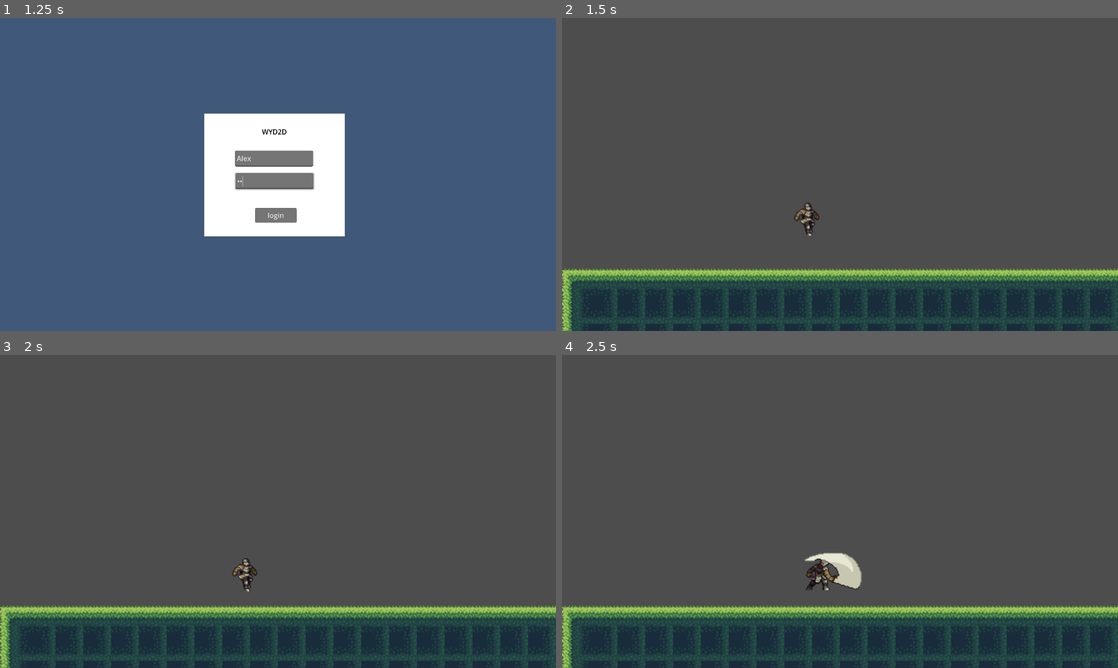
Above: before the commit, frames 1-4 (two rows, left to right).
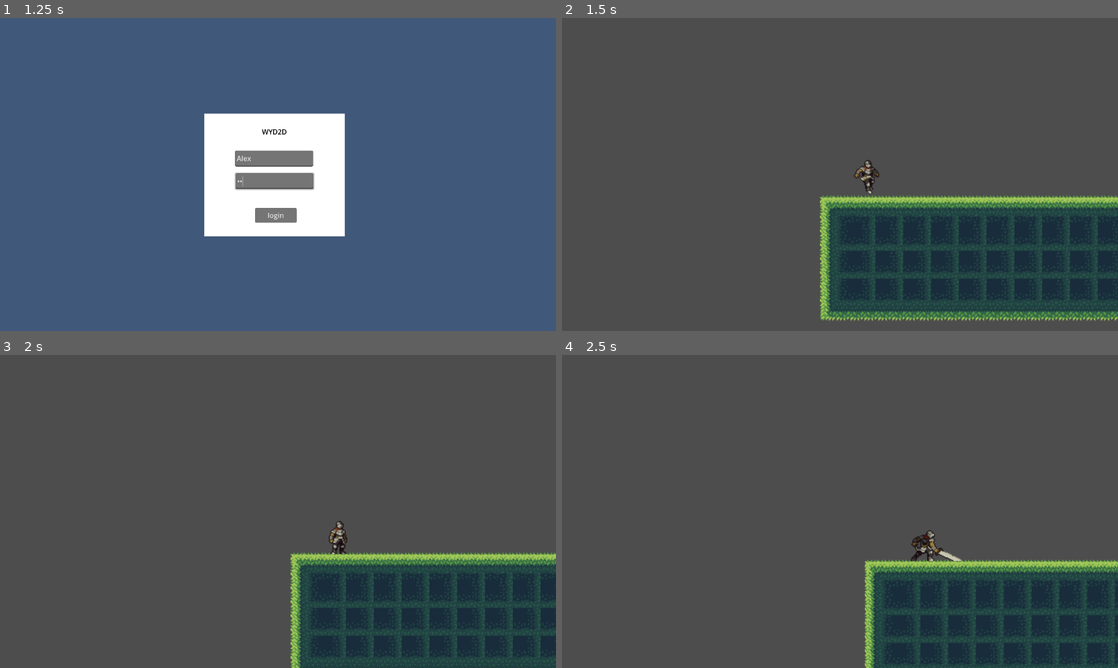
Above: after the commit, the same moments.

Repository: mrarticuno/godot-fun
Game: Godot game, scene res://scenes/login.tscn
Same seed, same stepped clock (60 frames per second), same inputs: the game is played once before the commit and once after it.
Inputs (mouse positions are in pixels of both pictures, inside the frame that each line leads up to):
- Up to frame 1 (1.25 s): click (272, 158) at 0.52 s; type "Alex" at 0.6 s; click (272, 180) at 0.75 s; type "12" at 0.83 s
- Up to frame 2 (1.5 s): click "login" at 1.25 s
- Up to frame 3 (2 s): no input
- Up to frame 4 (2.5 s): tap Enter (enter_press) at 2 s; move the mouse to (962, 495) at 2.02 s; hold D (move_right) from 2.03 s (still down); hold E (attack) from 2.03 s (still down); click (962, 495) at 2.17 s; tap W (jump) at 2.27 s; tap Q (double_attack) at 2.3 s

Frame 1 is identical in both runs. In frame 2, 29% of the frame differs, in the area x 0-100%, y 45-100%; in frame 3, 22%; in frame 4, 22%.

Commit message:
Better jump script, camera follow player

Diff:
--- a/scenes/main.tscn
+++ b/scenes/main.tscn
@@ -30,10 +30,6 @@
 21:0/0 = 0
 21:0/0/physics_layer_0/linear_velocity = Vector2(0, 0)
 21:0/0/physics_layer_0/angular_velocity = 0.0
-2:1/0 = 0
-2:1/0/physics_layer_0/linear_velocity = Vector2(0, 0)
-2:1/0/physics_layer_0/angular_velocity = 0.0
-2:1/0/physics_layer_0/polygon_0/points = PackedVector2Array(-16, -16, 16, -16, 16, 16, -16, 16)
 3:1/0 = 0
 3:1/0/physics_layer_0/linear_velocity = Vector2(0, 0)
 3:1/0/physics_layer_0/angular_velocity = 0.0
@@ -190,10 +186,6 @@
 22:3/0 = 0
 22:3/0/physics_layer_0/linear_velocity = Vector2(0, 0)
 22:3/0/physics_layer_0/angular_velocity = 0.0
-2:4/0 = 0
-2:4/0/physics_layer_0/linear_velocity = Vector2(0, 0)
-2:4/0/physics_layer_0/angular_velocity = 0.0
-2:4/0/physics_layer_0/polygon_0/points = PackedVector2Array(-16, -16, 16, -16, 16, 16, -16, 16)
 3:4/0 = 0
 3:4/0/physics_layer_0/linear_velocity = Vector2(0, 0)
 3:4/0/physics_layer_0/angular_velocity = 0.0
@@ -497,6 +489,12 @@
 19:10/0 = 0
 19:10/0/physics_layer_0/linear_velocity = Vector2(0, 0)
 19:10/0/physics_layer_0/angular_velocity = 0.0
+2:1/0 = 0
+2:1/0/physics_layer_0/linear_velocity = Vector2(0, 0)
+2:1/0/physics_layer_0/angular_velocity = 0.0
+2:4/0 = 0
+2:4/0/physics_layer_0/linear_velocity = Vector2(0, 0)
+2:4/0/physics_layer_0/angular_velocity = 0.0
 
 [sub_resource type="TileSet" id="TileSet_4v7vk"]
 tile_size = Vector2i(32, 32)
@@ -507,10 +505,11 @@
 scale = Vector2(2, 2)
 
 [node name="TileMap" type="TileMap" parent="."]
+position = Vector2(-8, -4)
 tile_set = SubResource("TileSet_4v7vk")
 cell_quadrant_size = 1
 format = 2
 layer_0/tile_data = PackedInt32Array(589824, 131073, 1, 655360, 131073, 2, 720896, 131073, 2, 786432, 131073, 2, 851968 …(3717 unchanged characters)…
 
 [node name="player" parent="." instance=ExtResource("2_idf4p")]
-position = Vector2(192, 188)
+position = Vector2(36, 276)
--- a/scenes/player.tscn
+++ b/scenes/player.tscn
@@ -9,6 +9,7 @@
 [ext_resource type="Texture2D" uid="uid://djfbj85u6exqa" path="res://assets/sprites/_Jump.png" id="6_i23ok"]
 [ext_resource type="Texture2D" uid="uid://cngeopsoqut4d" path="res://assets/sprites/_Run.png" id="7_4ywlr"]
 [ext_resource type="Texture2D" uid="uid://berca4b308spx" path="res://assets/sprites/_TurnAround.png" id="8_ap5hh"]
+[ext_resource type="Script" path="res://scripts/camera.gd" id="10_ynr5y"]
 
 [sub_resource type="RectangleShape2D" id="RectangleShape2D_xndan"]
 size = Vector2(20, 40)
@@ -240,7 +241,7 @@
 "duration": 1.0,
 "texture": SubResource("AtlasTexture_m6he5")
 }],
-"loop": true,
+"loop": false,
 "name": &"attack",
 "speed": 7.0
 }, {
@@ -275,7 +276,7 @@
 "duration": 1.0,
 "texture": SubResource("AtlasTexture_nt5mh")
 }],
-"loop": true,
+"loop": false,
 "name": &"double_attack",
 "speed": 7.0
 }, {
@@ -310,7 +311,7 @@
 "duration": 1.0,
 "texture": SubResource("AtlasTexture_3onpw")
 }],
-"loop": true,
+"loop": false,
 "name": &"double_attack_static",
 "speed": 7.0
 }, {
@@ -430,6 +431,7 @@
 [node name="player" type="Node2D"]
 
 [node name="CharacterBody2D" type="CharacterBody2D" parent="."]
+position = Vector2(-80, -64)
 script = ExtResource("1_qbohm")
 
 [node name="CollisionShape2D" type="CollisionShape2D" parent="CharacterBody2D"]
@@ -440,6 +442,11 @@
 [node name="AnimatedSprite2D" type="AnimatedSprite2D" parent="CharacterBody2D"]
 position = Vector2(96, 40)
 sprite_frames = SubResource("SpriteFrames_inds5")
-animation = &"turn"
+animation = &"attack"
 autoplay = "idle"
-frame_progress = 0.582514
+
+[node name="Camera2D" type="Camera2D" parent="."]
+position_smoothing_enabled = true
+position_smoothing_speed = 2.0
+editor_draw_limits = true
+script = ExtResource("10_ynr5y")
--- /dev/null
+++ b/scripts/camera.gd
@@ -0,0 +1,7 @@
+extends Camera2D
+
+@onready var player = get_node("../CharacterBody2D")
+
+func _process(delta):
+	position.x = player.position.x
+	position.y = player.position.y
--- a/scripts/player.gd
+++ b/scripts/player.gd
@@ -3,8 +3,10 @@
 @onready var animated_sprite = get_node("AnimatedSprite2D")
 
 const SPEED = 400
-const JUMP_SPEED = 200
-const GRAVITY = 200
+const JUMP_SPEED = 400
+const GRAVITY = 400
+
+var fallMultiplier = 1
 
 func _physics_process(delta: float) -> void:
 	handle_input(delta)
@@ -32,7 +34,7 @@
 		velocity.x -= SPEED
 		is_moving = true
 
-	if Input.is_action_pressed("jump"):
+	if Input.is_action_pressed("jump") and not is_playing_attack():
 		if is_on_floor():
 			velocity.y -= JUMP_SPEED
 		animated_sprite.play("jump")
@@ -40,7 +42,14 @@
 	if not is_moving and not is_playing_attack():
 		play_idle_or_falling_animation()
 
-	velocity.y += GRAVITY * delta
+	if velocity.y == 0:
+		fallMultiplier = 2
+
+	if velocity.y > 0 and fallMultiplier < 4:
+		fallMultiplier += 0.25
+		print(velocity.y)
+
+	velocity.y += fallMultiplier * GRAVITY * delta
 
 func play_attack_animation(attack_name: String) -> void:
 	animated_sprite.play(attack_name)
@@ -48,7 +57,7 @@
 
 func play_running_animation(is_flipped: bool) -> void:
 	animated_sprite.flip_h = is_flipped
-	if is_on_floor_only():
+	if is_on_floor() and not is_playing_attack():
 		animated_sprite.play("run")
 
 func play_idle_or_falling_animation() -> void:
@@ -61,8 +70,13 @@
 			animated_sprite.play("fall")
 
 func is_playing_attack() -> bool:
+	var current_frame = animated_sprite.get_frame()
+	var current_progress = animated_sprite.get_frame_progress()
+	if animated_sprite.animation == "attack" or animated_sprite.animation == "double_attack":
+		if current_frame > 0 and current_progress == 1:
+			return false
+		return true
 	return false
-	# return (animated_sprite.animation == "attack" or animated_sprite.animation == "double_attack") and animated_sprite.frame < 7
 
-func apply_movement(delta: float) -> void:
+func apply_movement(_delta: float) -> void:
 	move_and_slide()
Not shown: 1 places in scenes/player.tscn that only renumber resources
